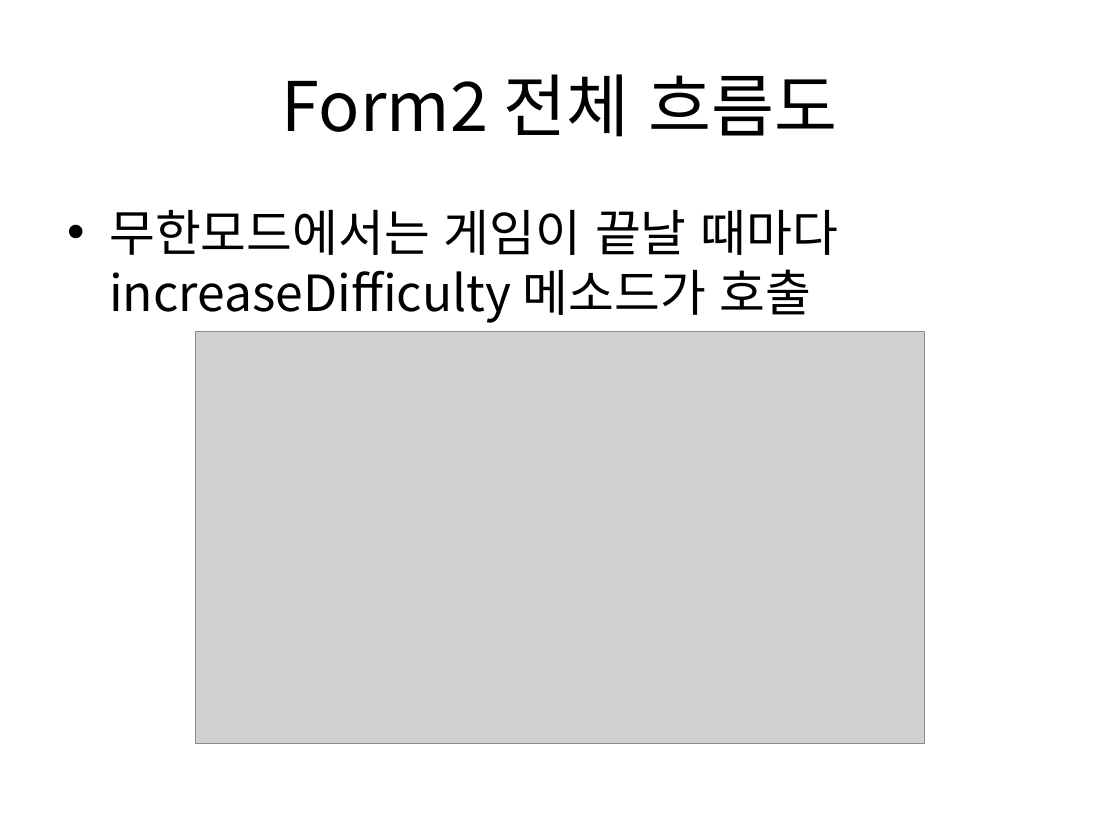
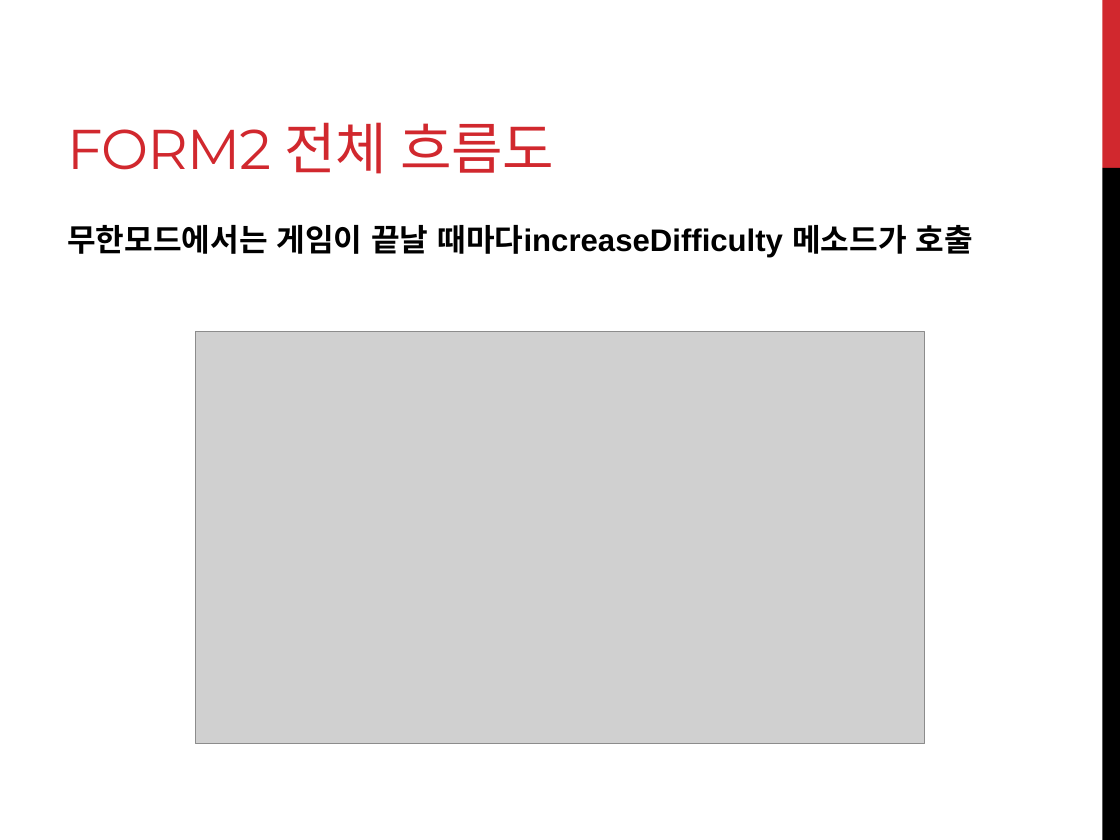
Before and after one commit to avocato8/minesweeper, a slide deck: slide 11 of 데스크탑 기반 애플리케이션 제작 프로젝트.pptx. Drawn at 1120x840 pixels with LibreOffice and Linux fonts; fonts in the diff are those of the drawing; grey boxes stand for pictures. Boxes give left, top, right and bottom in pixels: in the first picture for what was removed or moved away, otherwise in the second. Text is boxed around its words. In the diff, an @@ line names an element or a change of style, - is before the commit and + after.

```diff
--- a/데스크탑 기반 애플리케이션 제작 프로젝트.pptx
+++ b/데스크탑 기반 애플리케이션 제작 프로젝트.pptx
@@ title "FORM2 전체 흐름도" at <box>67,122,554,174</box>: vertical alignment middle to bottom @@
@@ rectangle added at <box>1102,0,1120,168</box>, fill #D1282E @@
@@ title at <box>67,122,554,174</box>: text changed; size 44 to 36 pt; font Noto Sans CJK KR to Montserrat; text colour #000000 to #D1282E @@
-Form2 전체 흐름도
+FORM2 전체 흐름도
@@ rectangle added at <box>1102,168,1120,840</box>, fill #000000 @@
@@ text "무한모드에서는 게임이 끝날 때마다increaseDifficulty 메소드가 ...": place and size @@
-text "무한모드에서는 게임이 끝날 때마다increaseDifficulty 메소드가 ..." at <box>109,210,838,323</box>
+text "무한모드에서는 게임이 끝날 때마다increaseDifficulty 메소드가 ..." at <box>67,225,972,258</box>
@@ text "무한모드에서는 게임이 끝날 때마다increaseDifficulty 메소드가 ..." at <box>67,225,972,258</box>: size 32 to 20 pt, font Noto Sans CJK KR to Arial, bold on; bullet • to none; more space between paragraphs @@
```
Also in this commit, not shown: 10 other slides changed, 1 slide added, 1 slide removed.
